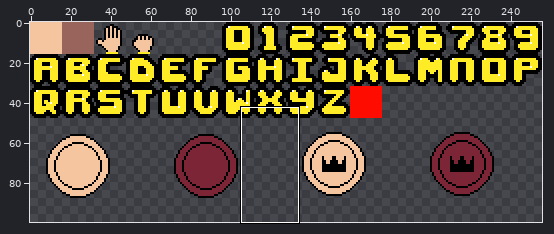
Edited in one commit: pixel-art file (assets/checkers.aseprite). Above: a wide view before the commit, with the close-up outlined.
Close-up. Earlier state:
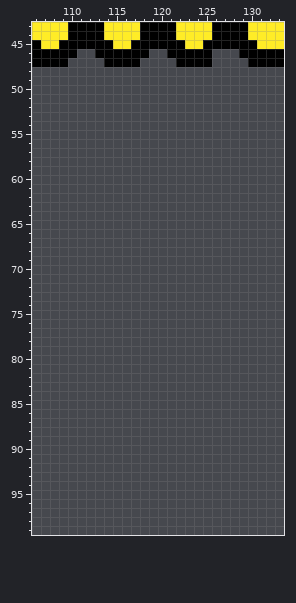
256x256 pixels, 1 frame. Shown: x 106..133, y 43..99. The wide view leaves out empty margins. The commit also changed other parts of the picture, which this record leaves out.
After the commit:
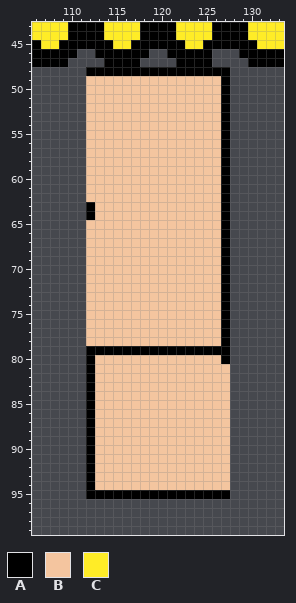
Palette (. is transparent): A #000000  B #f4c59f  C #ffec27
What changed:
@@ x 106..133 @@
  47 AAAA....AAAA....AAAA....AAAA
- 48 ............................
- 49 ............................
- 50 ............................
- 51 ............................
- 52 ............................
- 53 ............................
- 54 ............................
- 55 ............................
- 56 ............................
- 57 ............................
- 58 ............................
- 59 ............................
- 60 ............................
- 61 ............................
- 62 ............................
- 63 ............................
- 64 ............................
- 65 ............................
- 66 ............................
- 67 ............................
- 68 ............................
- 69 ............................
- 70 ............................
- 71 ............................
- 72 ............................
- 73 ............................
- 74 ............................
- 75 ............................
- 76 ............................
- 77 ............................
- 78 ............................
- 79 ............................
- 80 ............................
- 81 ............................
- 82 ............................
- 83 ............................
- 84 ............................
- 85 ............................
- 86 ............................
- 87 ............................
- 88 ............................
- 89 ............................
- 90 ............................
- 91 ............................
- 92 ............................
- 93 ............................
- 94 ............................
- 95 ............................
+ 48 ......AAAAAAAAAAAAAAAA......
+ 49 ......BBBBBBBBBBBBBBBA......
+ 50 ......BBBBBBBBBBBBBBBA......
+ 51 ......BBBBBBBBBBBBBBBA......
+ 52 ......BBBBBBBBBBBBBBBA......
+ 53 ......BBBBBBBBBBBBBBBA......
+ 54 ......BBBBBBBBBBBBBBBA......
+ 55 ......BBBBBBBBBBBBBBBA......
+ 56 ......BBBBBBBBBBBBBBBA......
+ 57 ......BBBBBBBBBBBBBBBA......
+ 58 ......BBBBBBBBBBBBBBBA......
+ 59 ......BBBBBBBBBBBBBBBA......
+ 60 ......BBBBBBBBBBBBBBBA......
+ 61 ......BBBBBBBBBBBBBBBA......
+ 62 ......BBBBBBBBBBBBBBBA......
+ 63 ......ABBBBBBBBBBBBBBA......
+ 64 ......ABBBBBBBBBBBBBBA......
+ 65 ......BBBBBBBBBBBBBBBA......
+ 66 ......BBBBBBBBBBBBBBBA......
+ 67 ......BBBBBBBBBBBBBBBA......
+ 68 ......BBBBBBBBBBBBBBBA......
+ 69 ......BBBBBBBBBBBBBBBA......
+ 70 ......BBBBBBBBBBBBBBBA......
+ 71 ......BBBBBBBBBBBBBBBA......
+ 72 ......BBBBBBBBBBBBBBBA......
+ 73 ......BBBBBBBBBBBBBBBA......
+ 74 ......BBBBBBBBBBBBBBBA......
+ 75 ......BBBBBBBBBBBBBBBA......
+ 76 ......BBBBBBBBBBBBBBBA......
+ 77 ......BBBBBBBBBBBBBBBA......
+ 78 ......BBBBBBBBBBBBBBBA......
+ 79 ......AAAAAAAAAAAAAAAA......
+ 80 ......ABBBBBBBBBBBBBBA......
+ 81 ......ABBBBBBBBBBBBBBB......
+ 82 ......ABBBBBBBBBBBBBBB......
+ 83 ......ABBBBBBBBBBBBBBB......
+ 84 ......ABBBBBBBBBBBBBBB......
+ 85 ......ABBBBBBBBBBBBBBB......
+ 86 ......ABBBBBBBBBBBBBBB......
+ 87 ......ABBBBBBBBBBBBBBB......
+ 88 ......ABBBBBBBBBBBBBBB......
+ 89 ......ABBBBBBBBBBBBBBB......
+ 90 ......ABBBBBBBBBBBBBBB......
+ 91 ......ABBBBBBBBBBBBBBB......
+ 92 ......ABBBBBBBBBBBBBBB......
+ 93 ......ABBBBBBBBBBBBBBB......
+ 94 ......ABBBBBBBBBBBBBBB......
+ 95 ......AAAAAAAAAAAAAAAA......
  96 ............................
Boxes around the changes in both close-ups, in picture pixels (x1, y1, x2, y2):
added: (86, 67, 230, 499)
